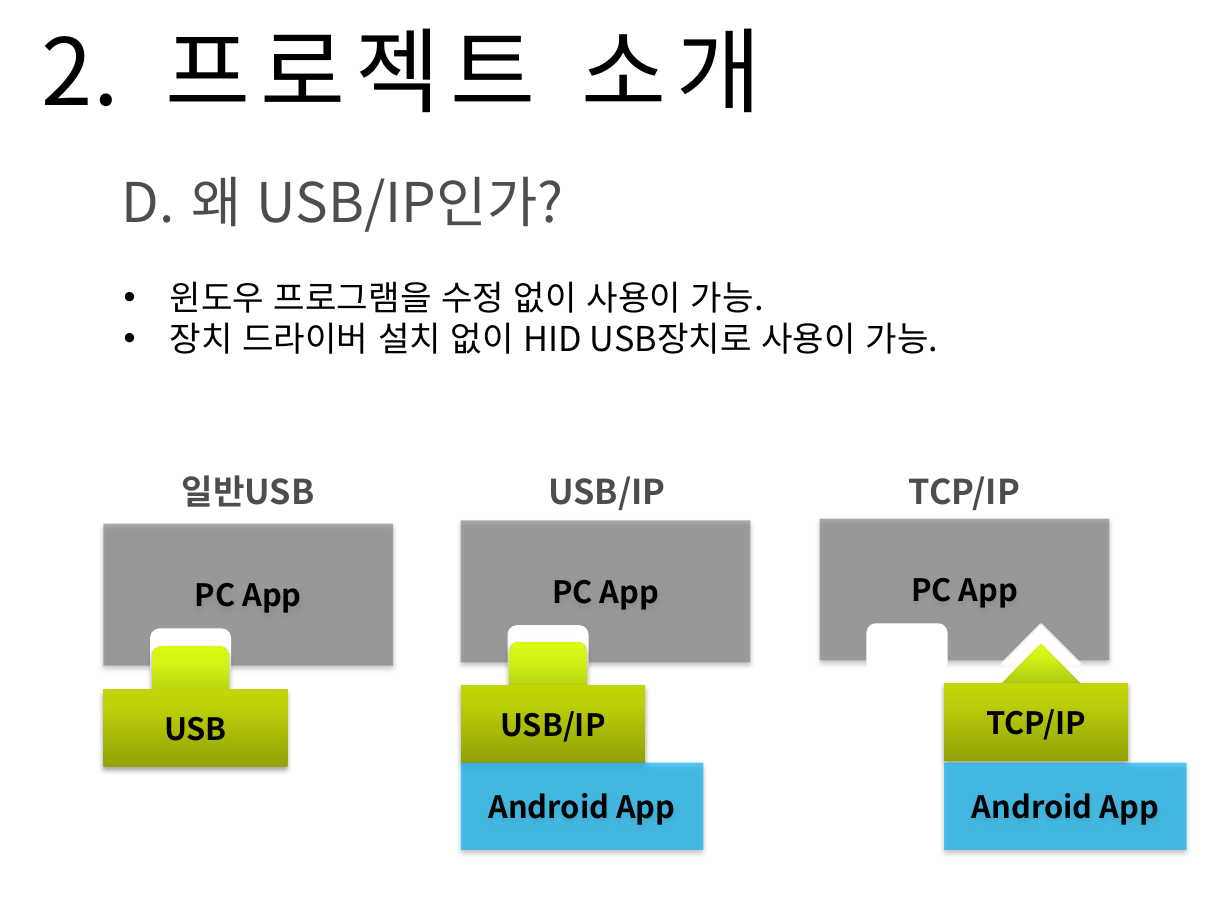
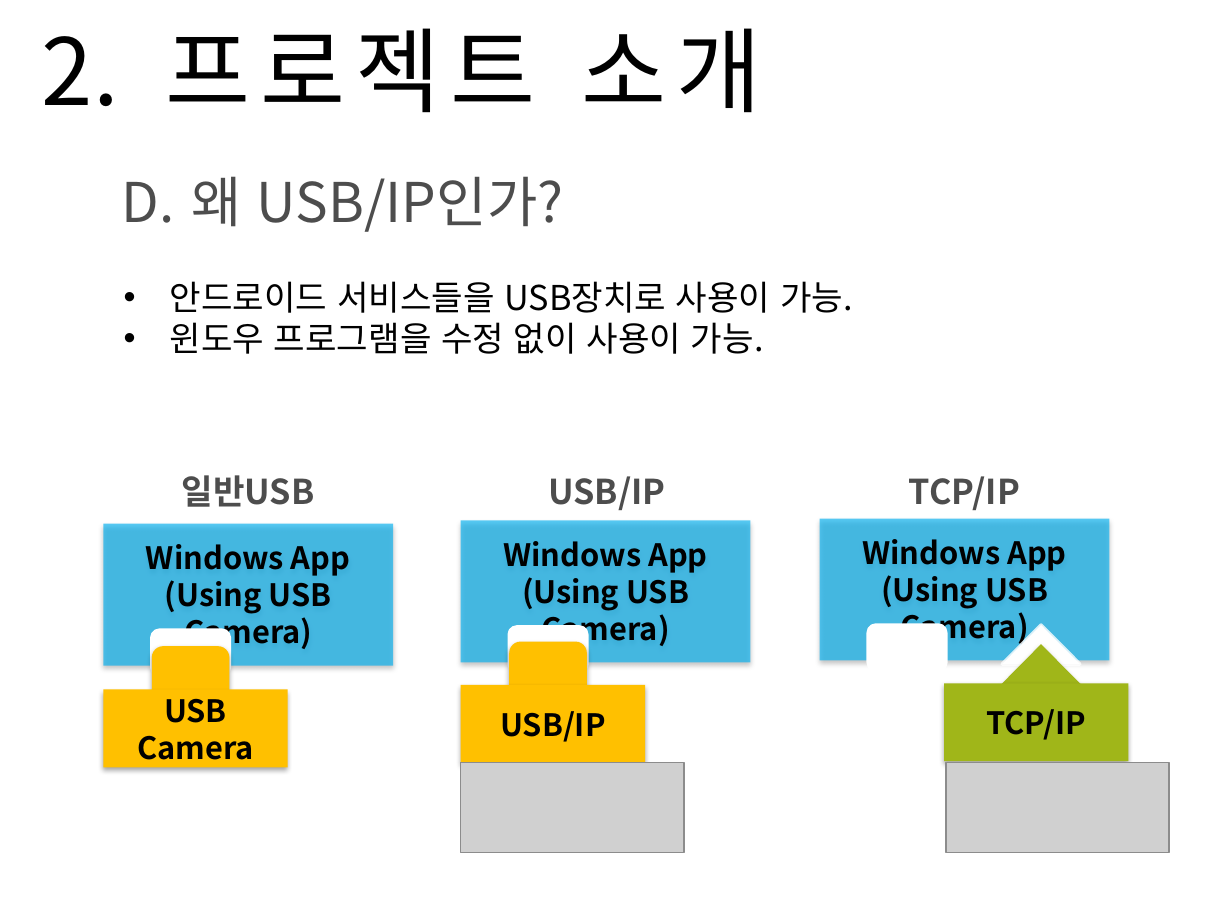
Before and after one commit to Sanghyun-Lee/Android-USB, a slide deck: slide 8 of Documents/presentation doc/mid_presentation.pptx. Drawn at 1232x924 pixels with LibreOffice and Linux fonts; fonts in the diff are those of the drawing; grey boxes stand for pictures; background and template pictures are left out. Boxes give left, top, right and bottom in pixels: in the first picture for what was removed or moved away, otherwise in the second. Text is boxed around its words. In the diff, an @@ line names an element or a change of style, - is before the commit and + after.

```diff
--- a/Documents/presentation doc/mid_presentation.pptx
+++ b/Documents/presentation doc/mid_presentation.pptx
@@ text at (170,281,853,313): paragraph added @@
+• 안드로이드 서비스들을 USB장치로 사용이 가능.
@@ text at (170,322,939,354): paragraph removed @@
-• 장치 드라이버 설치 없이 HID USB장치로 사용이 가능.
@@ fill #808080 at 65% opacity to #00B0F0 at 65% opacity in 3 elements at (103,524,393,665), (461,520,750,662), (819,519,1109,660) @@
@@ text in rectangle at (862,539,1066,647): text changed @@
-PC App
+Windows App
+(Using USB Camera)
@@ text in rectangle at (146,544,350,652): text changed @@
-PC App
+Windows App
+(Using USB Camera)
@@ text in rectangle at (503,541,707,649): text changed @@
-PC App
+Windows App
+(Using USB Camera)
@@ rounded rectangle at (152,647,229,715): fill gradient #A5BD11 to #D6F616 to #DAFB11 to #FFC000 @@
@@ rounded rectangle at (509,642,586,710): fill gradient #A5BD11 to #D6F616 to #DAFB11 to #FFC000 @@
@@ triangle at (993,644,1090,694): fill gradient #A5BD11 to #D6F616 to #DAFB11 to #A0B619 @@
@@ rectangle "USB/IP" at (461,685,646,763): fill gradient #92A108 to #BED10A to #C2D606 to #FFC000 @@
@@ rectangle "TCP/IP" at (944,684,1129,761): fill gradient #92A108 to #BED10A to #C2D606 to #A0B619 @@
@@ rectangle "USB Camera" at (103,690,288,768): fill gradient #92A108 to #BED10A to #C2D606 to #FFC000 @@
@@ text in rectangle at (137,698,254,768): text changed @@
-USB
+USB Camera
@@ rectangle removed at (461,763,703,850) @@
-Android App
@@ picture added at (461,763,684,853) @@
@@ rectangle removed at (944,763,1186,850) @@
-Android App
@@ picture added at (946,763,1169,853) @@
```
Also in this commit, not shown: 3 other slides changed, 1 other file.
